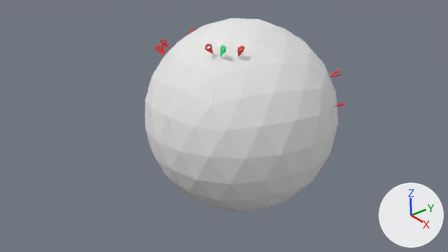
What one commit did to the Blender file Assets/Models/Earth/Earth.blend.
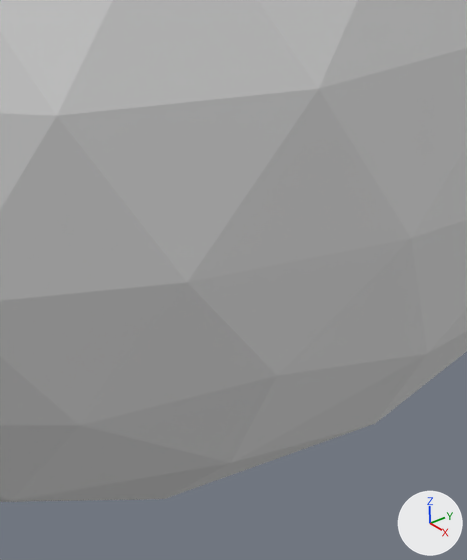
The first picture shows the older version from the file's camera 'Camera'. The close-ups show both versions on the part from 53% to 67% of the width and 57% to 87% of the height of that picture; other places that the commit changed are outside them. Arrows for +X, +Y and +Z are at lower right; the lights stay in place.

Before the edit, the objects in view are built like this:
```python
me_icosphere = bpy.data.meshes.new('Icosphere')
me_icosphere.from_pydata(...)  # an icosphere of 320 faces spanning x -1.0..1.0, y -1.0..1.0, z -1.0..1.0
me_icosphere.materials.append(mat_earth)  # its picture is missing
ob_earth = bpy.data.objects.new('Earth', me_icosphere)
ob_earth.location = (-1.214, 1.654, -3.327)
ob_earth.rotation_euler = (-6.238, -0.0635, -0.968)  # degrees (-357, -3.6, -55)
ob_earth.scale = (2.57, 2.57, 2.57)
```
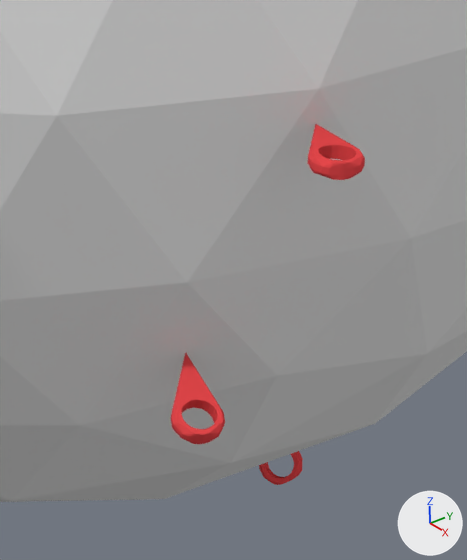
What differs and where, as boxes (x1, y1, x2, y2) in the close-ups (467 x 560 px):
'Johannesburg', added (red): after (171, 353, 225, 444)
'Nairobi', added (red): after (308, 124, 365, 180)
'Antarctica', added (red): after (259, 451, 303, 485)

What the commit changed:
Mesh me_cylinder_015 is new.
It has 83 vertices, 63 faces and spans x -0.24..0.24, y -0.69..0.7, z -1.0..1.76.
It uses material mat_marker (red #e7484b).
Mesh me_cylinder_021 is new.
It has 83 vertices, 63 faces and spans x -0.24..0.24, y -0.69..0.7, z -1.0..1.76.
It uses material mat_marker (red #e7484b).
Mesh me_cylinder_022 is new.
It has 83 vertices, 63 faces and spans x -0.24..0.24, y -0.69..0.7, z -1.0..1.76.
It uses material mat_marker (red #e7484b).
Object 'Antarctica' (ob_antarctica) is new; it shows me_cylinder_015.
Its parent is ob_earth.
Its matrix parent inverse is Matrix(((-0.312, -0.232, 0.0247, 0.0886), (0.234, -0.311, 0.0174, 0.856), (0.00935, 0.0288, 0.388, 1.256), (0.0, 0.0, 0.0, 1.0))).
Its location is (-0.816, 0.626, -5.715).
Its rotation in degrees is (-217, 28, 33).
Its scale is (0.118, 0.118, 0.118).
Object 'Nairobi' (ob_nairobi) is new; it shows me_cylinder_021.
Its parent is ob_earth.
Its matrix parent inverse is Matrix(((-0.312, -0.232, 0.0247, 0.0886), (0.234, -0.311, 0.0174, 0.856), (0.00935, 0.0288, 0.388, 1.256), (0.0, 0.0, 0.0, 1.0))).
Its location is (-2.018, -0.882, -3.248).
Its rotation in degrees is (322, 83, -156).
Its scale is (0.118, 0.118, 0.118).
Object 'Johannesburg' (ob_johannesburg) is new; it shows me_cylinder_022.
Its parent is ob_earth.
Its matrix parent inverse is Matrix(((-0.312, -0.232, 0.0247, 0.0886), (0.234, -0.311, 0.0174, 0.856), (0.00935, 0.0288, 0.388, 1.256), (0.0, 0.0, 0.0, 1.0))).
Its location is (-2.283, -0.621, -4.168).
Its rotation in degrees is (192, 69, -287).
Its scale is (0.118, 0.118, 0.118).
